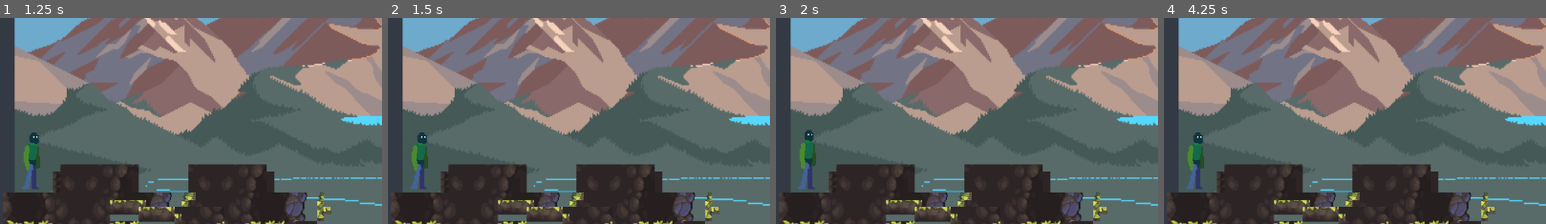
Above: before the commit, frames 1-4 (left to right).
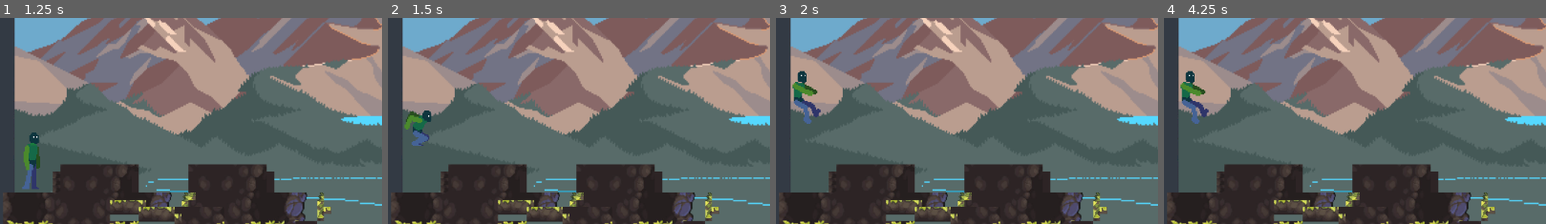
Above: after the commit, the same moments.

Repository: proometeousx/Sombras_del_Altiplano
Game: Godot game, scene res://scenes/world/escenario_2.tscn
Same seed, same stepped clock (60 frames per second), same inputs: the game is played once before the commit and once after it. This scene is started directly instead of the project's main scene.
Inputs:
- Up to frame 1 (1.25 s): tap Enter at 0.5 s
- Up to frame 2 (1.5 s): tap Space at 1.25 s
- Up to frame 3 (2 s): no input
- Up to frame 4 (4.25 s): tap Enter at 2.75 s; tap Space at 3.5 s
The pictures show only the part of the screen within x 0-50%, y 44-94%; the shares and areas given below are measured in that part.

Frame 1 is identical in both runs. In frame 2, 1.4% of the frame differs, in the area x 4-12%, y 44-84%; in frame 3, 1.7%, in the area x 4-12%, y 25-84%; in frame 4, 1.7%.

Commit message:
MARCELO ESCOBAR 12345
MEJORA DEL SCRIPT EN MECANICAS DEL PERSONAJE

Diff:
--- a/calca/escenas/player_calca.tscn
+++ b/calca/escenas/player_calca.tscn
@@ -9,72 +9,134 @@
 const RUN_SPEED  := 260.0
 const JUMP_VELOCITY := -400.0
 const JUMP_LARGE_VELOCITY := -520.0
-const DOUBLE_JUMP_TIME := 0.3  # ventana para doble salto
+
+# Multiplicadores del barrido según estado al iniciar (separados para que se note)
+const CROUCH_SWEEP_MULT_WALK := 0.90
+const CROUCH_SWEEP_MULT_RUN  := 1.35  # subido para que el “corriendo” recorra más
 
 @onready var anim: AnimatedSprite2D = $AnimatedSprite2D
 
-var last_jump_time: float = -1.0
+var is_punching: bool = false
+var is_crouching_once: bool = false
+
+var punch_last_frame: int = 0
+var crouch_last_frame: int = 0
+
+var crouch_dir: float = 1.0
+var crouch_sweep_speed: float = 0.0
 
 func _physics_process(delta: float) -> void:
-	# gravedad
+	# Gravedad
 	if not is_on_floor():
 		velocity += get_gravity() * delta
 
-	# ====== INPUTS (todas teclas distintas) ======
-	var move_left  := Input.is_action_pressed(\"move_left\")   # A
-	var move_right := Input.is_action_pressed(\"move_right\")  # D
-	var run_pressed := Input.is_action_pressed(\"run_key\")    # Shift
-	var crouch_pressed := Input.is_action_pressed(\"crouch_key\") and is_on_floor()  # S
-	var jump_pressed := Input.is_action_just_pressed(\"jump_key\")   # W
-	var punch_pressed := Input.is_action_just_pressed(\"punch_key\") # J
-
-	# dirección horizontal (-1, 0, 1)
-	var dir := 0.0
-	if move_left:
-		dir -= 1.0
-	if move_right:
-		dir += 1.0
-
-	# ====== MOVIMIENTO HORIZONTAL ======
-	if crouch_pressed:
+	# ===== INPUTS =====
+	var jump_large_pressed: bool = Input.is_action_just_pressed(\"jump_large_key\")  # SPACE
+	var jump_pressed: bool      = Input.is_action_just_pressed(\"jump_key\")         # W
+	var crouch_pressed: bool    = Input.is_action_just_pressed(\"crouch_key\")       # S
+	var punch_pressed: bool     = Input.is_action_just_pressed(\"punch_key\")        # J
+
+	var move_left: bool  = Input.is_action_pressed(\"move_left\")   # A
+	var move_right: bool = Input.is_action_pressed(\"move_right\")  # D
+	var run_pressed: bool = Input.is_action_pressed(\"run_key\")    # SHIFT
+
+	var dir: float = 0.0
+	if move_left:  dir -= 1.0
+	if move_right: dir += 1.0
+
+	# ===== Estado instantáneo útil para el barrido =====
+	var is_moving_now: bool = move_left or move_right
+	var speed_mag: float = abs(velocity.x)             # inercia del frame anterior
+	var looks_left: bool = anim.flip_h
+
+	# =========================================================
+	# PRIORIDADES (just_pressed primero):
+	# 1) jump_large  2) jump  3) crouch  4) punch  5) mover
+	# =========================================================
+
+	# 1) SALTO GRANDE
+	if jump_large_pressed and is_on_floor():
+		_cancel_actions()
+		velocity.y = JUMP_LARGE_VELOCITY
+		anim.play(\"jump_large\")
+
+	# 2) SALTO NORMAL
+	elif jump_pressed and is_on_floor():
+		_cancel_actions()
+		velocity.y = JUMP_VELOCITY
+		anim.play(\"jump\")
+
+	# 3) CROUCH (BARRIDO) — prioridad sobre mover si se presionó este frame
+	elif crouch_pressed and is_on_floor():
+		_cancel_actions()
+		is_crouching_once = true
+		anim.play(\"crouch\")
+		crouch_last_frame = anim.sprite_frames.get_frame_count(\"crouch\") - 1
+
+		# Dirección del barrido según mirada actual
+		crouch_dir = -1.0 if looks_left else 1.0
+
+		# Detectar si venía \"corriendo\" al iniciar (o con inercia alta)
+		var is_running_now: bool = run_pressed and is_moving_now
+		var was_running: bool = is_running_now or (speed_mag >= RUN_SPEED * 0.40)  # umbral bajo para capturar inercia
+
+		# Base = máximo entre velocidad actual y baseline WALK/RUN
+		var baseline: float = (RUN_SPEED if was_running else WALK_SPEED)
+		var base: float = max(speed_mag, baseline)
+
+		# Multiplicador según estado (más largo si corría)
+		var mult: float = (CROUCH_SWEEP_MULT_RUN if was_running else CROUCH_SWEEP_MULT_WALK)
+
+		# Velocidad final del deslizamiento
+		crouch_sweep_speed = base * mult
+
+	# 4) PUNCH — prioridad sobre mover si se presionó este frame
+	elif punch_pressed and is_on_floor():
+		_cancel_actions()
+		is_punching = true
+		anim.play(\"punch\")
+		punch_last_frame = anim.sprite_frames.get_frame_count(\"punch\") - 1
 		velocity.x = move_toward(velocity.x, 0, RUN_SPEED)
+
+	# 5) MOVER (walk/run) — si no hubo inputs prioritarios arriba
+	elif is_moving_now:
+		_cancel_actions()  # moverse corta crouch/punch si estaban activos
+		var speed: float = (RUN_SPEED if run_pressed else WALK_SPEED)
+		velocity.x = dir * speed
+		anim.flip_h = dir < 0
+		if is_on_floor():
+			anim.play(\"run\" if run_pressed else \"walk\")
+
 	else:
-		if dir != 0:
-			var speed := RUN_SPEED if run_pressed else WALK_SPEED
-			velocity.x = dir * speed
-			anim.flip_h = dir < 0
-		else:
+		# Sin acción: freno e idle si corresponde
+		if not is_punching and not is_crouching_once:
 			velocity.x = move_toward(velocity.x, 0, RUN_SPEED)
-
-	# ====== SALTO / DOBLE SALTO ======
-	if jump_pressed and is_on_floor() and not crouch_pressed:
-		var now := Time.get_ticks_msec() / 1000.0
-		if last_jump_time > 0.0 and (now - last_jump_time) <= DOUBLE_JUMP_TIME:
-			velocity.y = JUMP_LARGE_VELOCITY
-			anim.play(\"jump_large\")
-		else:
-			velocity.y = JUMP_VELOCITY
-			anim.play(\"jump\")
-		last_jump_time = now
-
-	# ====== ANIMACIONES ======
-	if punch_pressed and is_on_floor() and not crouch_pressed:
-		anim.play(\"punch\")
-	elif crouch_pressed:
-		anim.play(\"crouch\")
-	elif not is_on_floor():
+			if is_on_floor() and abs(velocity.x) < 1.0:
+				anim.play(\"idle\")
+
+	# ===== BARRIDO ACTIVO: deslizar mientras dura crouch =====
+	if is_crouching_once and anim.animation == \"crouch\":
+		velocity.x = crouch_dir * crouch_sweep_speed
+
+	# ===== En el aire (si no hay acción especial) =====
+	if not is_on_floor() and not is_punching and not is_crouching_once:
 		if anim.animation != \"jump_large\":
 			anim.play(\"jump\")
-	else:
-		if dir == 0:
-			anim.play(\"idle\")
-		else:
-			if run_pressed:
-				anim.play(\"run\")
-			else:
-				anim.play(\"walk\")
 
 	move_and_slide()
+
+	# ===== Liberar acciones por frame (one-shot real) =====
+	if is_punching and anim.animation == \"punch\":
+		if anim.frame >= punch_last_frame:
+			is_punching = false
+
+	if is_crouching_once and anim.animation == \"crouch\":
+		if anim.frame >= crouch_last_frame:
+			is_crouching_once = false
+
+func _cancel_actions() -> void:
+	is_punching = false
+	is_crouching_once = false
 "
 
 [sub_resource type="CapsuleShape2D" id="CapsuleShape2D_6fc8e"]
@@ -572,7 +634,7 @@
 }],
 "loop": true,
 "name": &"punch",
-"speed": 8.0
+"speed": 12.0
 }, {
 "frames": [{
 "duration": 1.0,
@@ -647,4 +709,4 @@
 scale = Vector2(2.61328, 2.88281)
 sprite_frames = SubResource("SpriteFrames_x6s1d")
 animation = &"punch"
-frame_progress = 0.824861
+frame_progress = 0.30407
--- a/project.godot
+++ b/project.godot
@@ -52,6 +52,11 @@
 "events": [Object(InputEventKey,"resource_local_to_scene":false,"resource_name":"","device":0,"window_id":0,"alt_presse …(189 unchanged characters)…
 ]
 }
+jump_large_key={
+"deadzone": 0.5,
+"events": [Object(InputEventKey,"resource_local_to_scene":false,"resource_name":"","device":0,"window_id":0,"alt_pressed":false,"shift_pressed":false,"ctrl_pressed":false,"meta_pressed":false,"pressed":false,"keycode":0,"physical_keycode":32,"key_label":0,"unicode":0,"location":0,"echo":false,"script":null)
+]
+}
 
 [rendering]
 
